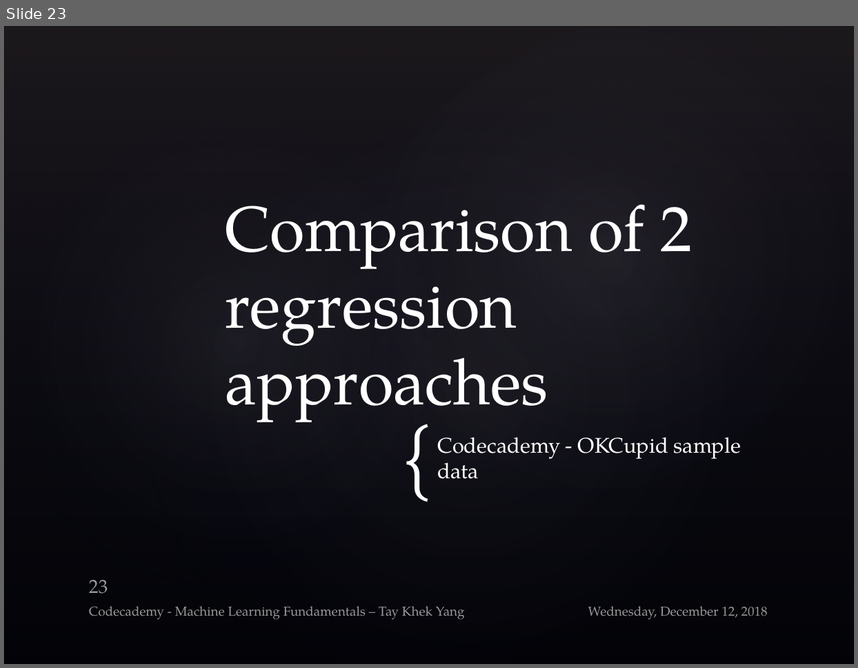
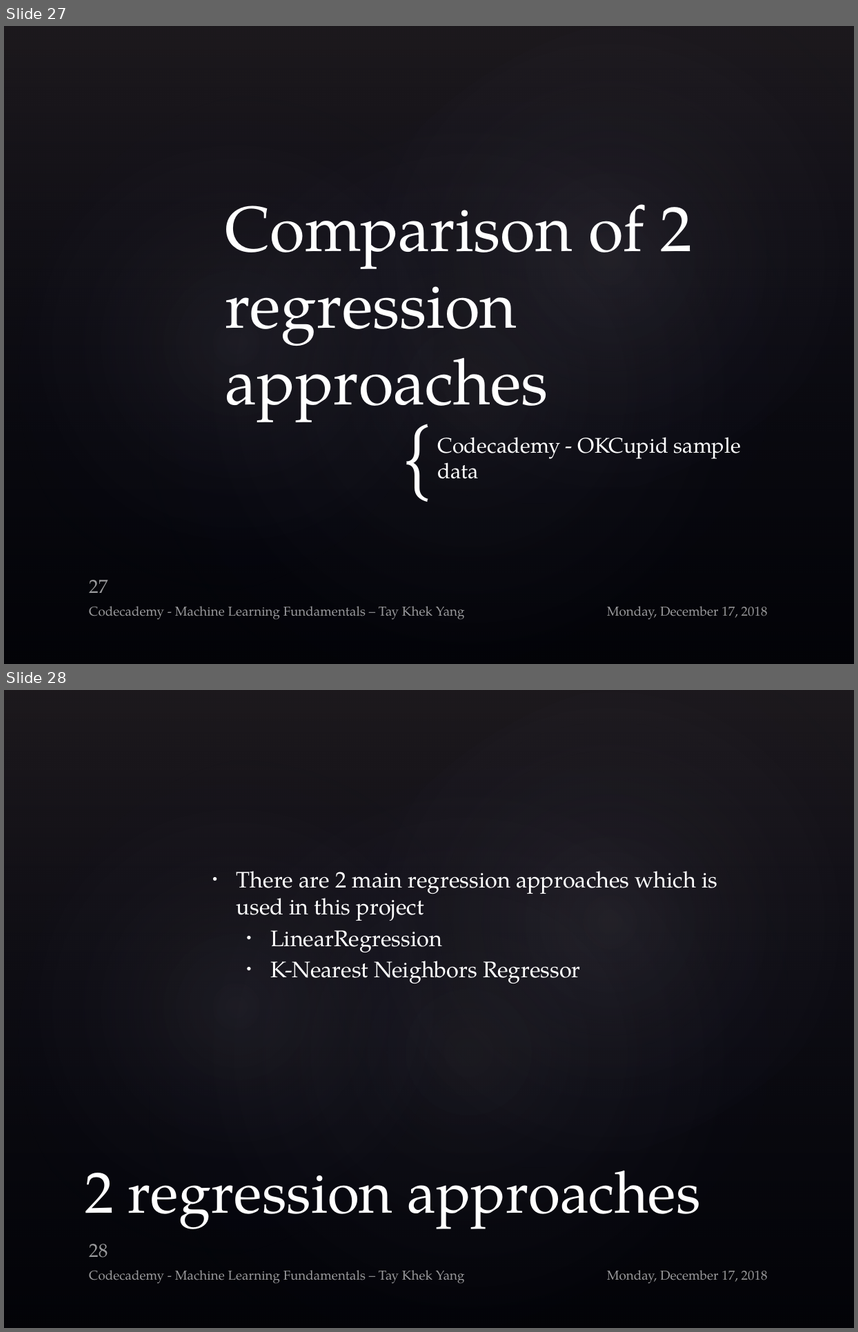
Before and after one commit to rivacordex/date-a-scientist, a slide deck: MachineLearning_Submit/ML_Khek_V1.pptx. Shown one above the other, each under a label of ours: slide 23 before the commit, slides 27 and 28 after it. The pictures are 858x668 and 858x1332 pixels, drawn with LibreOffice and Linux fonts; fonts in the diff are those of the drawing; background and template pictures are left out. Boxes give left, top, right and bottom in pixels: in the first picture for what was removed or moved away, otherwise in the second. Text is boxed around its words. In the diff, an @@ line names an element or a change of style, - is before the commit and + after.

```diff
--- a/MachineLearning_Submit/ML_Khek_V1.pptx
+++ b/MachineLearning_Submit/ML_Khek_V1.pptx
@@ slide 28 added at box(4, 690, 854, 1328), background picture (left out); not listed: 4 template elements that a slide beside it also shows @@
@@ text added at box(237, 871, 717, 983), 19 pt, text #FFFFFF @@
+• There are 2 main regression approaches which is used in this project
+  • LinearRegression
+  • K-Nearest Neighbors Regressor
@@ title added at box(85, 1170, 701, 1229), 49 pt, text #FFFFFF @@
+2 regression approaches
@@ page number added at box(89, 1243, 107, 1257), 16 pt, text #FFFFFF at 60% opacity @@
+28
@@ text added at box(89, 1270, 465, 1283), 11 pt, text #FFFFFF at 60% opacity @@
+Codecademy - Machine Learning Fundamentals – Tay Khek Yang
@@ text added at box(607, 1270, 768, 1283), 11 pt, text #FFFFFF at 60% opacity @@
+Monday, December 17, 2018
@@ what was slide 23 is now slide 27 @@
@@ slide 27 changed as well @@
@@ page number at box(89, 579, 107, 592): text changed @@
-23
+27
@@ text at box(607, 606, 768, 619): text changed @@
-Wednesday, December 12, 2018
+Monday, December 17, 2018
```
Also in this commit, not shown: 24 other slides changed, 6 other slides added, 1 other file.
